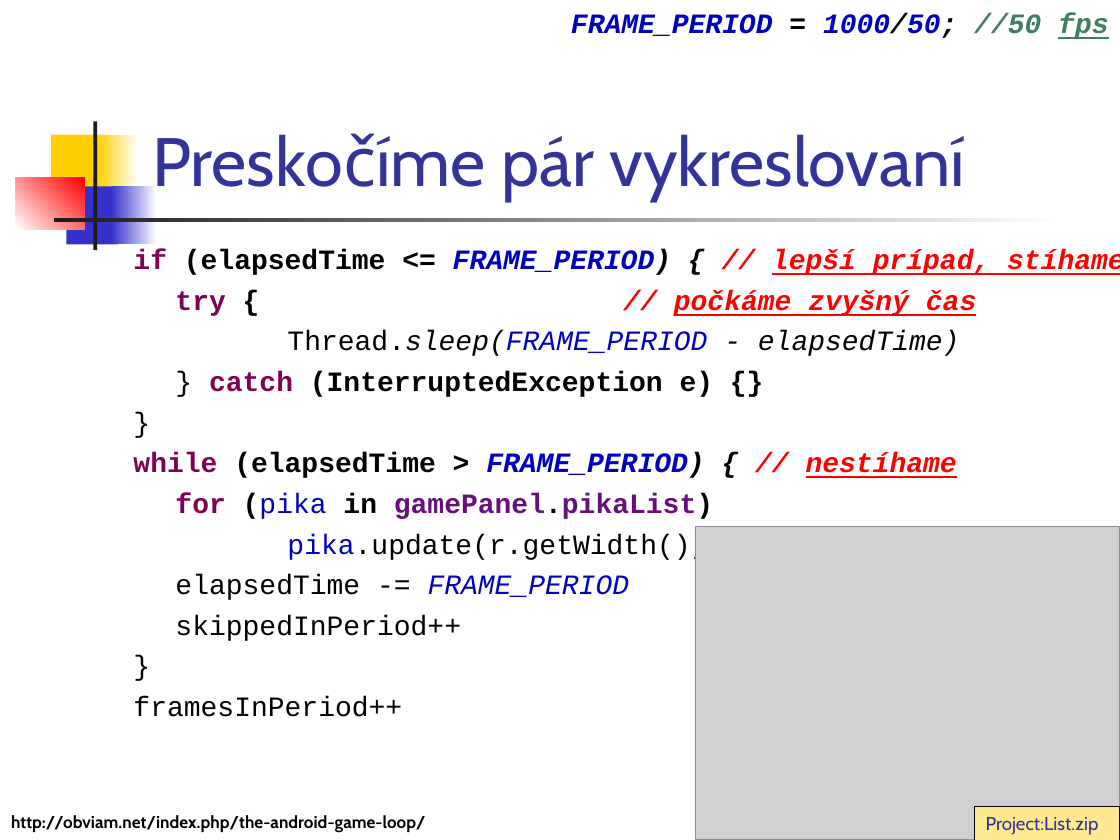
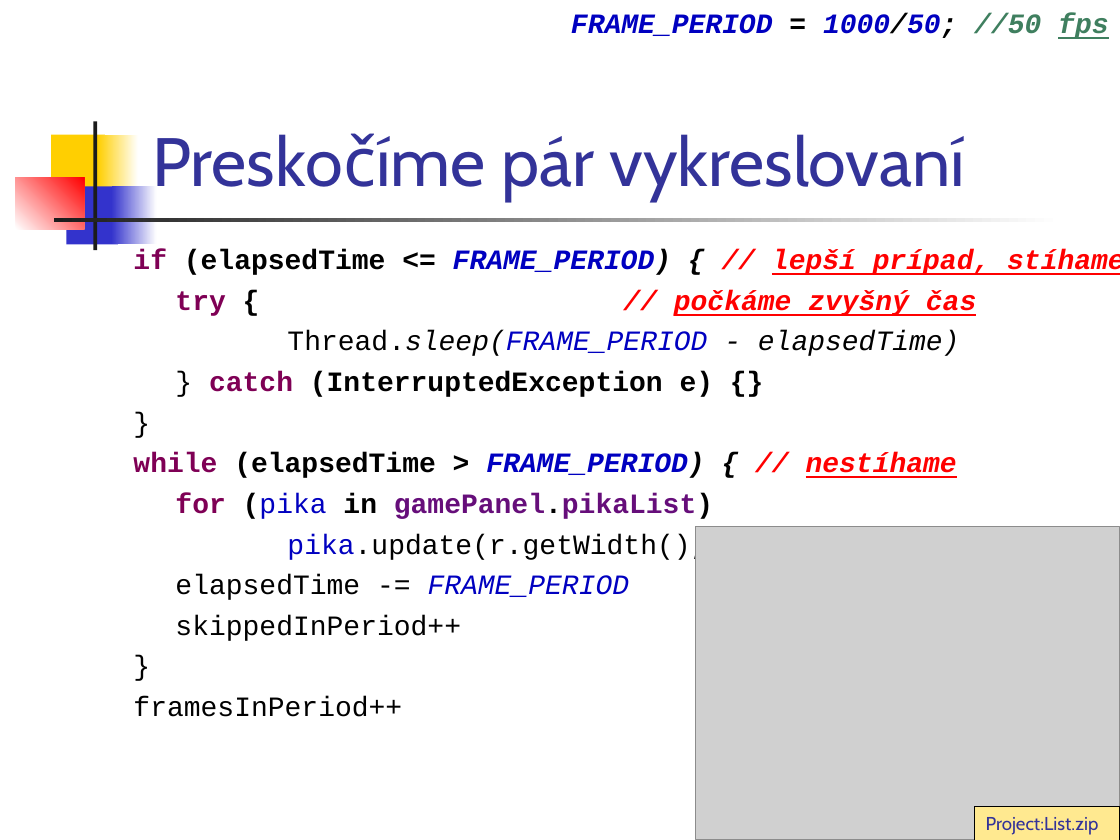
Before and after one commit to vmandro/Prednasky, a slide deck: slide 10 of 05/05_Android.ppt. Drawn at 1120x840 pixels with LibreOffice and Linux fonts; fonts in the diff are those of the drawing; grey boxes stand for pictures. Boxes give left, top, right and bottom in pixels: in the first picture for what was removed or moved away, otherwise in the second. Text is boxed around its words. In the diff, an @@ line names an element or a change of style, - is before the commit and + after.

```diff
--- a/05/05_Android.ppt
+++ b/05/05_Android.ppt
@@ text removed at (11, 815, 426, 833) @@
-http://obviam.net/index.php/the-android-game-loop/
```
Also in this commit, not shown: 11 other slides changed, 3 slides added, 1 other file.
